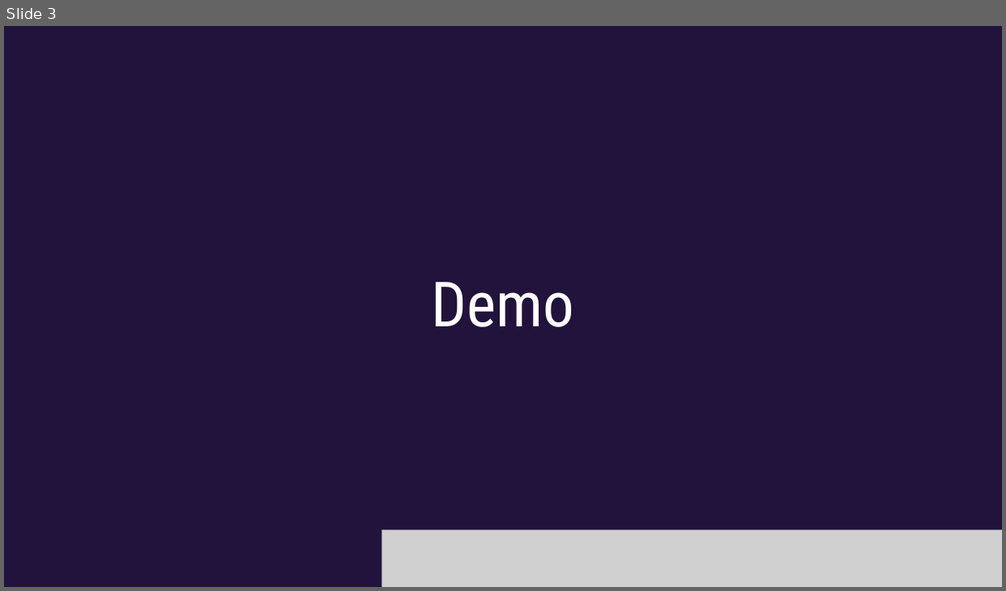
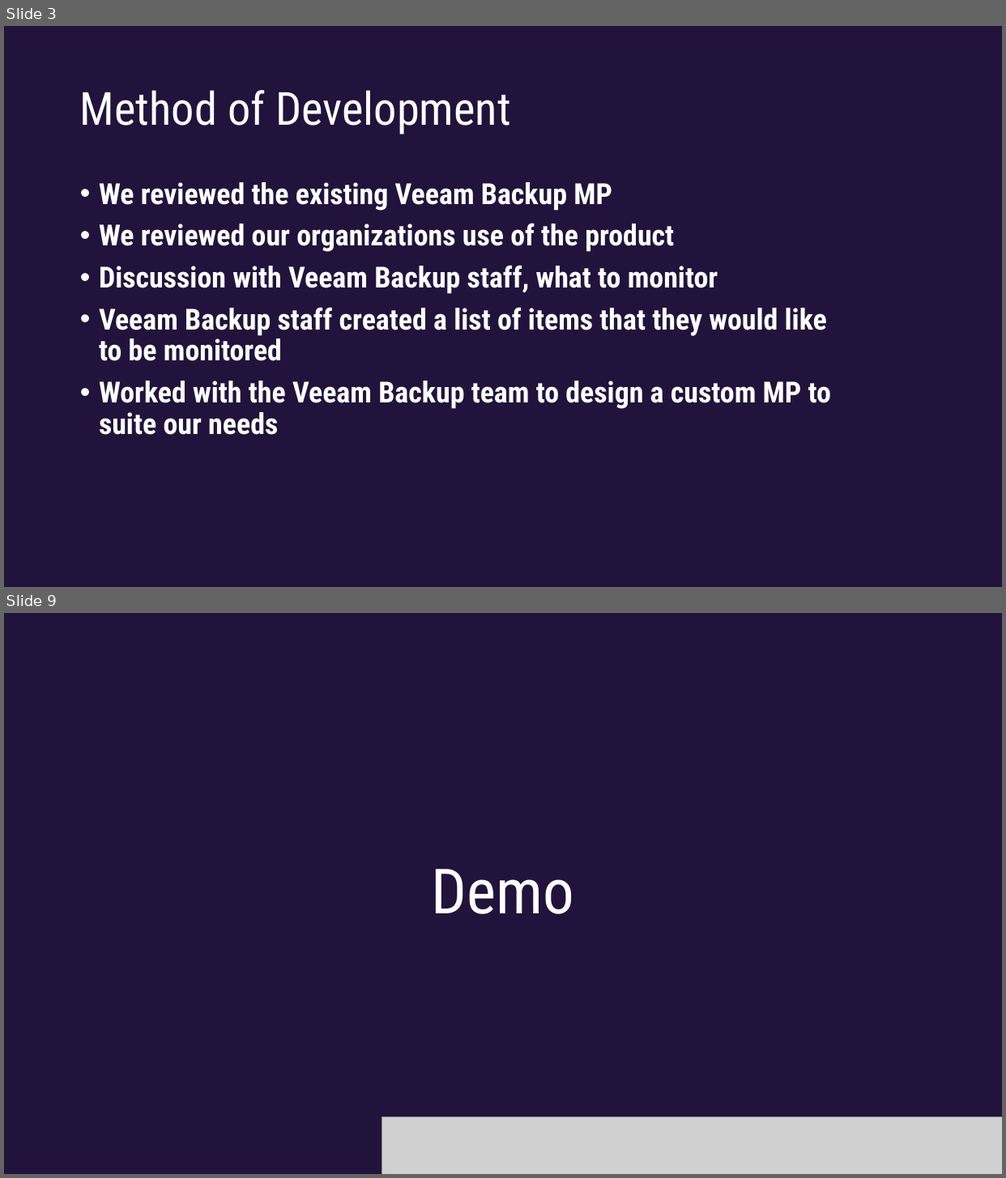
Before and after one commit to dsmith14w/VeeamBackupMP, a slide deck: SCOMathon 2024 PowerPoint Template D Smith Example.pptx. Shown one above the other, each under a label of ours: slide 3 before the commit, slides 3 and 9 after it; the slides between them are not shown. The pictures are 1006x591 and 1006x1178 pixels, drawn with LibreOffice and Linux fonts; fonts in the diff are those of the drawing; grey boxes stand for pictures; background and template pictures are left out. Boxes give left, top, right and bottom in pixels: in the first picture for what was removed or moved away, otherwise in the second. Text is boxed around its words. In the diff, an @@ line names an element or a change of style, - is before the commit and + after.

```diff
--- a/SCOMathon 2024 PowerPoint Template D Smith Example.pptx
+++ b/SCOMathon 2024 PowerPoint Template D Smith Example.pptx
@@ slide 3 added at (4, 26, 1002, 587), background #21133C @@
@@ title added at (80, 90, 511, 135), 44 pt, text #FFFFFF @@
+Method of Development
@@ text added at (99, 182, 831, 435), 28 pt, text #FFFFFF, bold @@
+• We reviewed the existing Veeam Backup MP
+• We reviewed our organizations use of the product
+• Discussion with Veeam Backup staff, what to monitor
+• Veeam Backup staff created a list of items that they would like to be monitored
+• Worked with the Veeam Backup team to design a custom MP to suite our needs
@@ what was slide 3 is now slide 9 @@
```
Also in this commit, not shown: 8 other slides added, 3 slides removed.
